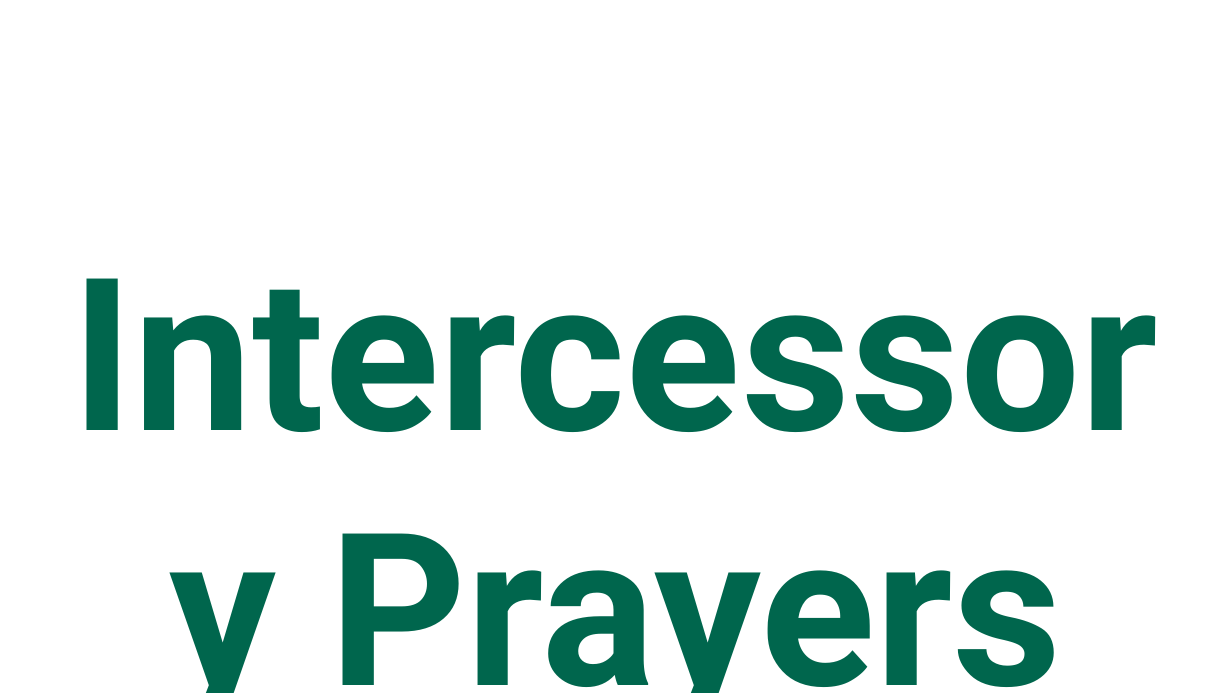
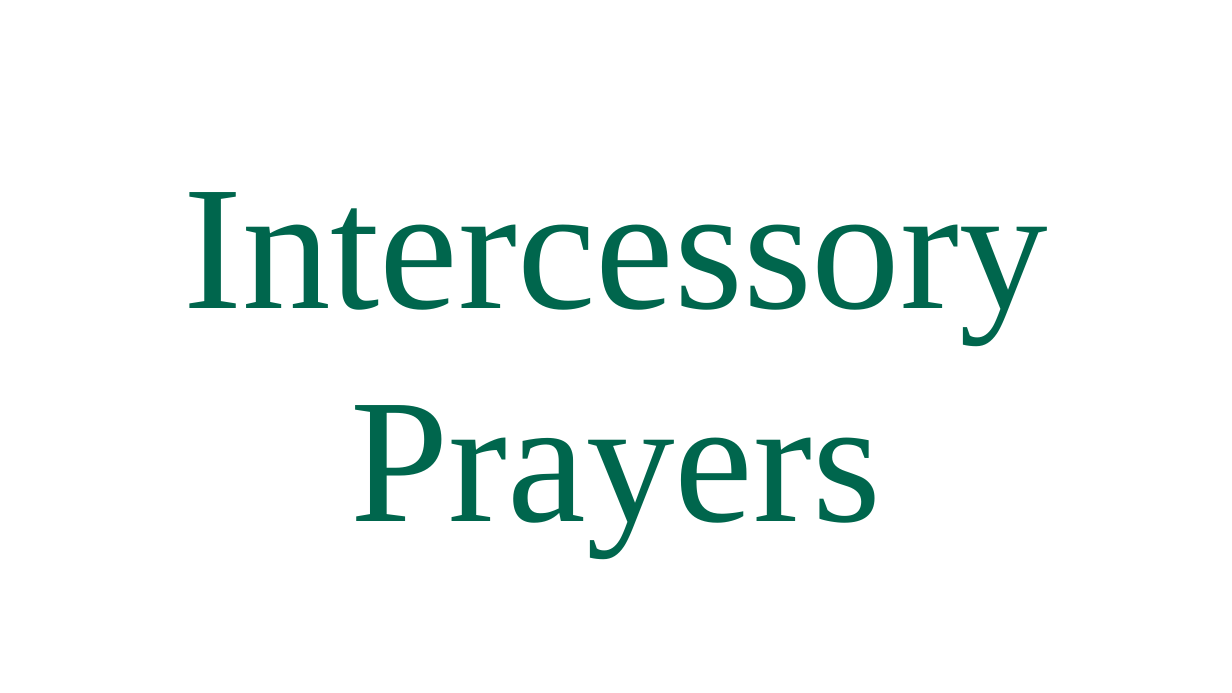
Before and after one commit to gijocode/Church_PPT_Utility, a slide deck: slide 100 of templates/english_service_template.pptx. Drawn at 1232x693 pixels with LibreOffice and Linux fonts; fonts in the diff are those of the drawing. Boxes give left, top, right and bottom in pixels: in the first picture for what was removed or moved away, otherwise in the second. Text is boxed around its words. In the diff, an @@ line names an element or a change of style, - is before the commit and + after.

```diff
--- a/templates/english_service_template.pptx
+++ b/templates/english_service_template.pptx
@@ text "Intercessory Prayers": place and size @@
-text "Intercessory Prayers" at [330,533,1063,693]
+text "Intercessory Prayers" at [183,192,1048,554]
@@ text "Intercessory Prayers" at [183,192,1048,554]: size 166 to 138 pt, font Roboto to Times New Roman, bold off @@
```
Also in this commit, not shown: 13 other slides changed, 1 other file.
